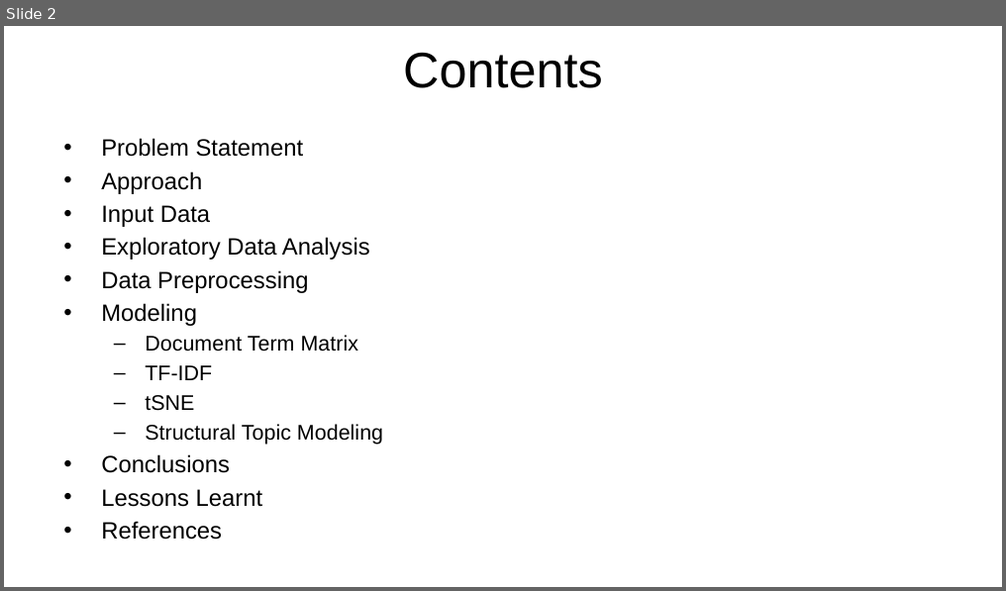
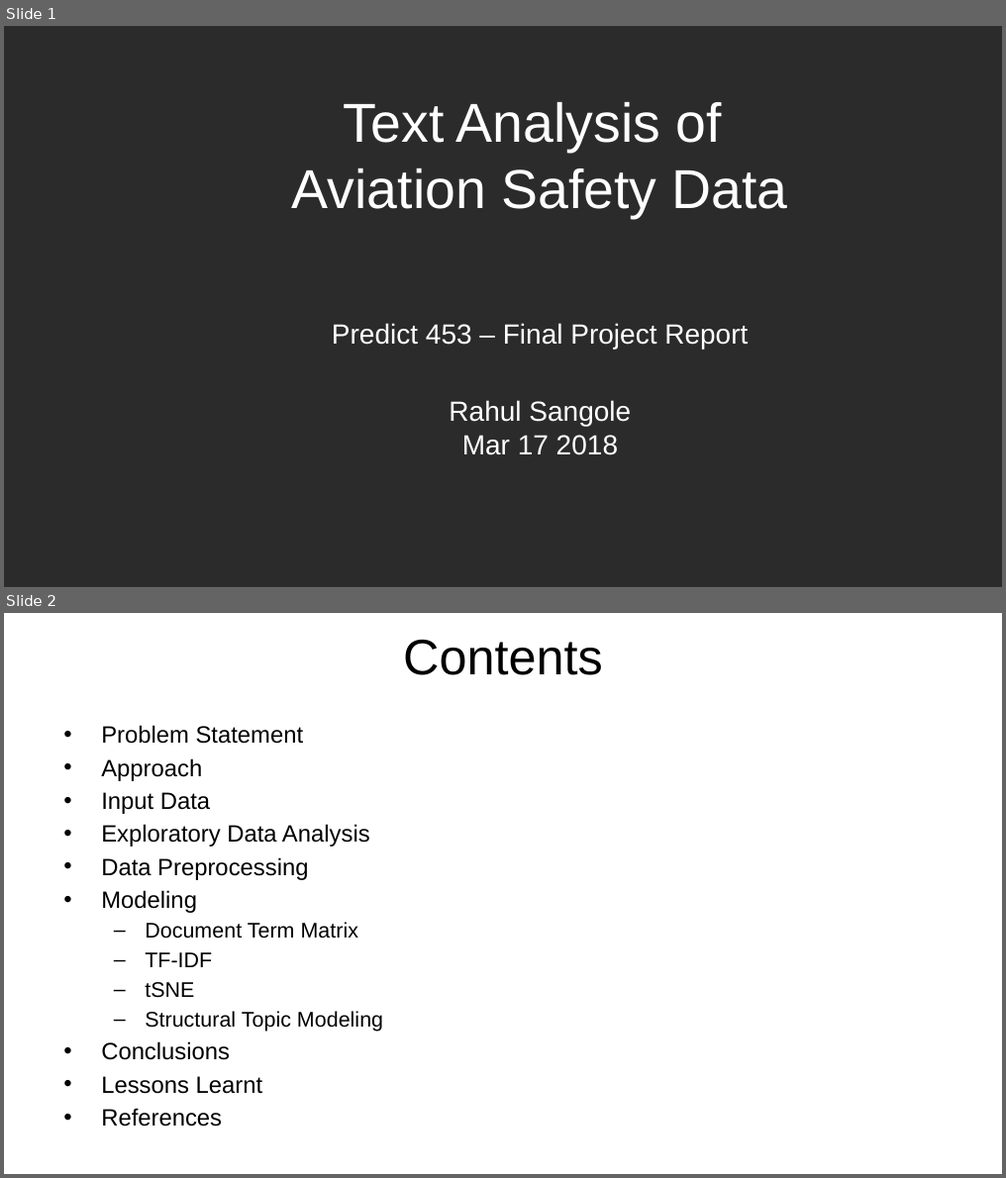
Before and after one commit to rsangole/453_TextAnalysis_FinalProject, a slide deck: reports/Final Report.pptx. Shown one above the other, each under a label of ours: slide 2 before the commit, slides 1 and 2 after it. The pictures are 1006x591 and 1006x1178 pixels, drawn with LibreOffice and Linux fonts; fonts in the diff are those of the drawing; background and template pictures are left out; a plain dark background stands for a picture behind light text. Boxes give left, top, right and bottom in pixels: in the first picture for what was removed or moved away, otherwise in the second. Text is boxed around its words. In the diff, an @@ line names an element or a change of style, - is before the commit and + after.

Commit message:
Switches STM to doc_id level. Finishes outline of report with graphs

```diff
--- a/reports/Final Report.pptx
+++ b/reports/Final Report.pptx
@@ slide 1 added at (4, 26, 1002, 587), background picture (left out) @@
@@ title added at (292, 102, 788, 218), 39.6 pt, text #FFFFFF @@
+Text Analysis of
+Aviation Safety Data
@@ subtitle added at (332, 323, 747, 456), 20 pt, text #FFFFFF @@
+Predict 453 – Final Project Report
+Rahul Sangole
+Mar 17 2018
```
Also in this commit, not shown: 6 slides changed, 8 other slides added, 3 slides removed, 6 other files.
